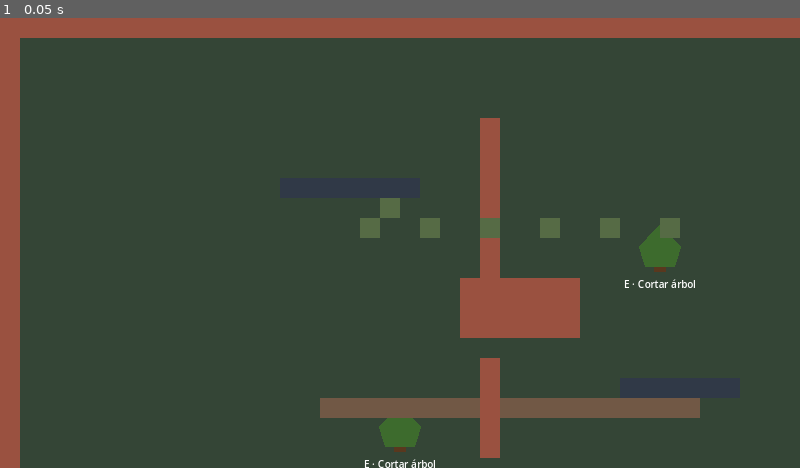
Above: before the commit, frame 1.
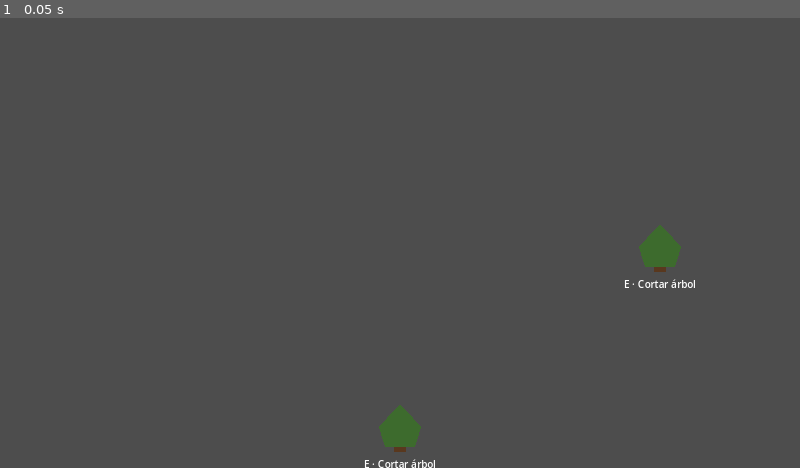
Above: after the commit, the same moment.

Repository: avarap/game1
Game: Godot game, scene res://world/maps/mine/mine_map.tscn
Two runs of this game, one before a commit and one after it. Both use one fixed random seed, a clock stepped at 60 frames per second and the inputs below. This scene is started directly instead of the project's main scene.
Inputs:
- Up to frame 1 (0.05 s): no input

The runs differ from the first frame. In frame 1, 99% of the frame differs, in the area x 0-100%, y 0-100%.
Error after the commit: Parse Error: Identifier "visual_foreground_tile" not declared in the current scope. (res://world/maps/mine/mine_map.gd:18)

Commit message:
art: reapply mine palette integration

Diff:
--- a/world/maps/mine/mine_map.gd
+++ b/world/maps/mine/mine_map.gd
@@ -15,6 +15,6 @@
 		collision.set_cell(Vector2i(divider_x, y), SOURCE_ID, COLLISION_TILE)
 
 	for x in range(14, 21):
-		foreground_occlusion.set_cell(Vector2i(x, 8), SOURCE_ID, FOREGROUND_TILE)
+		foreground_occlusion.set_cell(Vector2i(x, 8), SOURCE_ID, visual_foreground_tile)
 	for x in range(31, 37):
-		foreground_occlusion.set_cell(Vector2i(x, 18), SOURCE_ID, FOREGROUND_TILE)
+		foreground_occlusion.set_cell(Vector2i(x, 18), SOURCE_ID, visual_foreground_tile)
